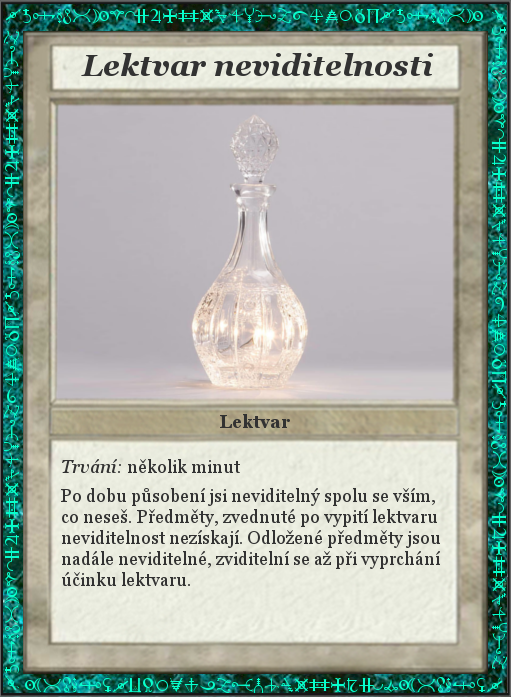
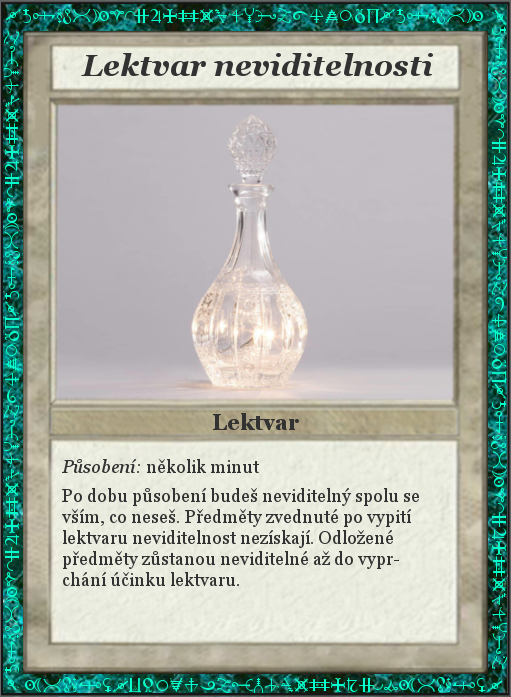
Layer changes from the first 511 x 697 image to the second:
painted on "Lektvar" over [213, 413, 299, 430]
renamed "Trvání: několik minut ..." to "Působení: několik minut ...", painted on it over [61, 459, 440, 586]
painted on "Dropped Buffer" over [57, 111, 454, 402]
